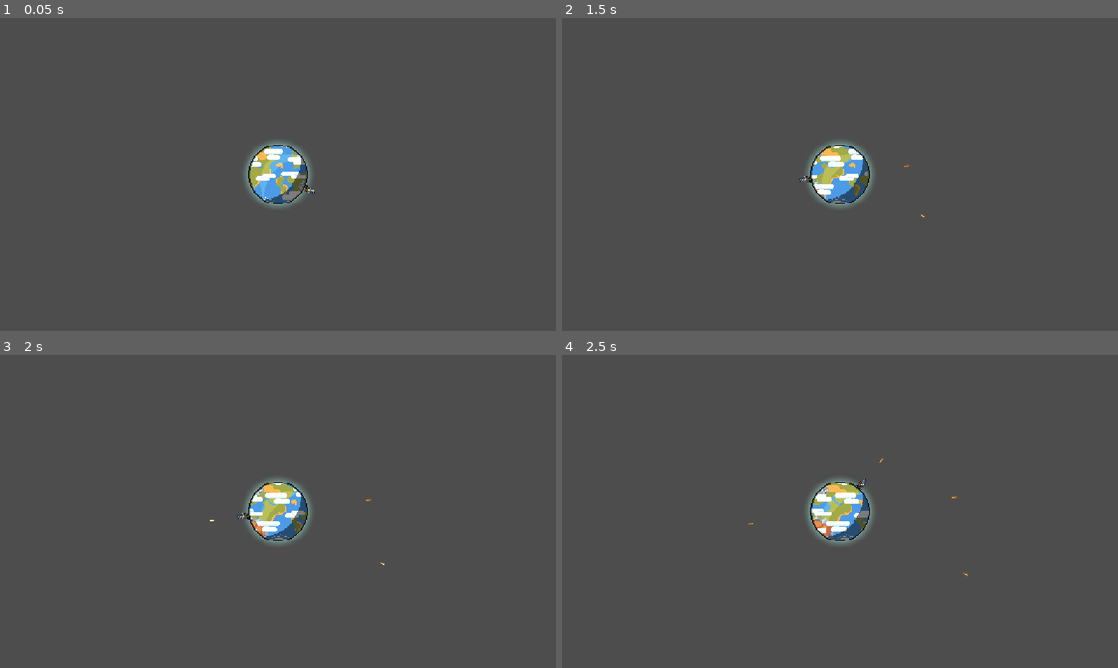
Above: before the commit, frames 1-4 (two rows, left to right).
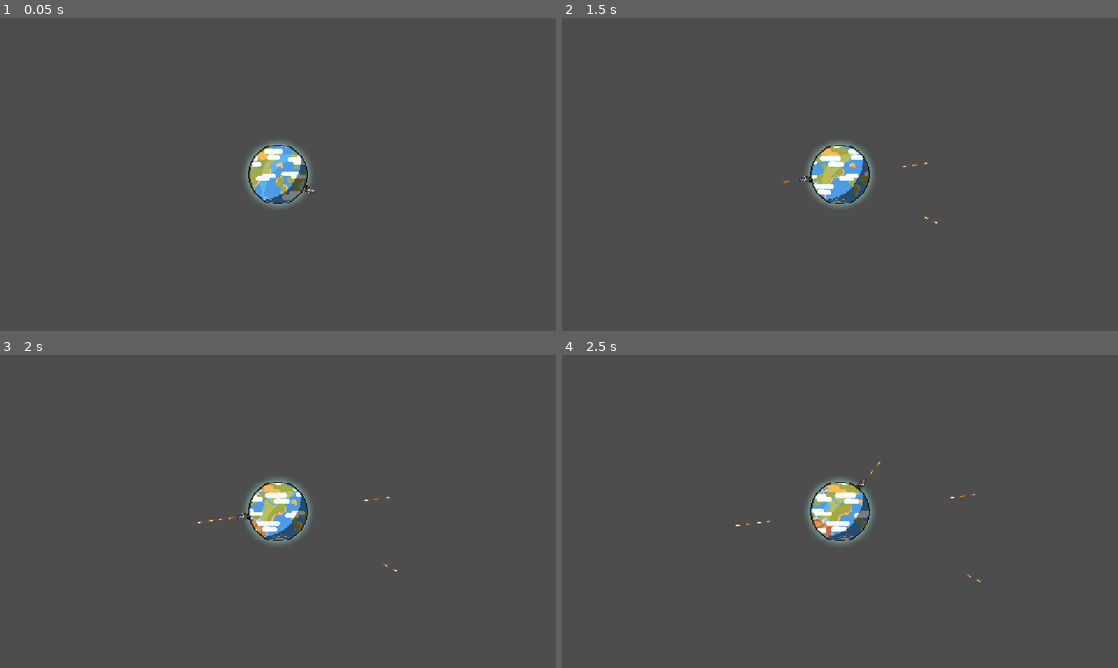
Above: after the commit, the same moments.

Repository: jeanleny/GalacticBouillabaisse
Game: Godot game, scene res://Scenes/game.tscn
The game is run twice, just before and just after one commit, with the same random seed, the same clock (stepped at 60 frames per second) and the same inputs. The project has no main scene, so this scene is started directly.
Inputs (mouse positions are in pixels of both pictures, inside the frame that each line leads up to):
- Up to frame 1 (0.05 s): no input
- Up to frame 2 (1.5 s): move the mouse to (962, 158) at 0.52 s; move the mouse to (728, 190) at 1.27 s
- Up to frame 3 (2 s): no input
- Up to frame 4 (2.5 s): move the mouse to (895, 442) at 2.02 s

Frame 1 is identical in both runs. In frame 2, less than 0.1% of the frame differs, in the area x 39-68%, y 46-66%; in frame 3, less than 0.1%; in frame 4, less than 0.1%, in the area x 31-76%, y 32-73%.

Commit message:
Earth damage sprite

Diff:
--- a/galactic-bouillabaisse/Scenes/Characters/planet.tscn
+++ b/galactic-bouillabaisse/Scenes/Characters/planet.tscn
@@ -1,6 +1,7 @@
 [gd_scene format=3 uid="uid://cib0e82l6bp7u"]
 
 [ext_resource type="Texture2D" uid="uid://bqrsku4phescr" path="res://Asset/animation/Earth-Like planet.png" id="1_k54wt"]
+[ext_resource type="Texture2D" uid="uid://dpp3u2e0wb128" path="res://Asset/animation/red.png" id="2_xse6f"]
 
 [sub_resource type="AtlasTexture" id="AtlasTexture_i4yij"]
 atlas = ExtResource("1_k54wt")
@@ -566,3 +567,8 @@
 
 [node name="Camera2D" type="Camera2D" parent="." unique_id=1051901813]
 zoom = Vector2(2, 2)
+
+[node name="Hit" type="Sprite2D" parent="." unique_id=12830919]
+visible = false
+scale = Vector2(0.057, 0.057)
+texture = ExtResource("2_xse6f")
--- a/galactic-bouillabaisse/Scenes/game.tscn
+++ b/galactic-bouillabaisse/Scenes/game.tscn
@@ -2,10 +2,14 @@
 
 [ext_resource type="PackedScene" uid="uid://cib0e82l6bp7u" path="res://Scenes/Characters/planet.tscn" id="1_ebmjs"]
 [ext_resource type="PackedScene" uid="uid://gcby38p13x5" path="res://Scenes/Characters/player.tscn" id="2_qxrlw"]
+[ext_resource type="Script" uid="uid://das7d4cjk0c21" path="res://Script/planet.gd" id="2_wrm1d"]
 
 [node name="Node2D" type="Node2D" unique_id=1543183940]
 
 [node name="Planet" parent="." unique_id=571760872 instance=ExtResource("1_ebmjs")]
+script = ExtResource("2_wrm1d")
 
 [node name="Player" parent="Planet" unique_id=1576080420 instance=ExtResource("2_qxrlw")]
 scale = Vector2(0.185, 0.185)
+
+[connection signal="body_entered" from="Planet" to="Planet" method="_on_body_entered"]
--- /dev/null
+++ b/galactic-bouillabaisse/Script/planet.gd
@@ -0,0 +1,11 @@
+extends Area2D
+
+@onready var hit_sprite = $Hit
+var health = 10
+
+func _on_body_entered(body: Node2D) -> void:
+	if (body.is_in_group("Ennemy")):
+		health -= 1
+		hit_sprite.visible = true
+		await get_tree().create_timer(0.1).timeout
+		hit_sprite.visible = false
--- a/galactic-bouillabaisse/Script/player.gd
+++ b/galactic-bouillabaisse/Script/player.gd
@@ -4,7 +4,7 @@
 @onready var SHOOT_SCENE = preload("res://Scenes/Characters/shoot.tscn")
 @onready var SHOOTING_POINT = $ShootingPoint
 
-var shoot_interval = 0.5
+var shoot_interval = 0.2
 var shoot_timer = 0.0
 
 
Binary file added: galactic-bouillabaisse/Asset/animation/red.png
Not shown, added: galactic-bouillabaisse/Asset/animation/red.png.import
Not shown, added: galactic-bouillabaisse/Script/planet.gd.uid
